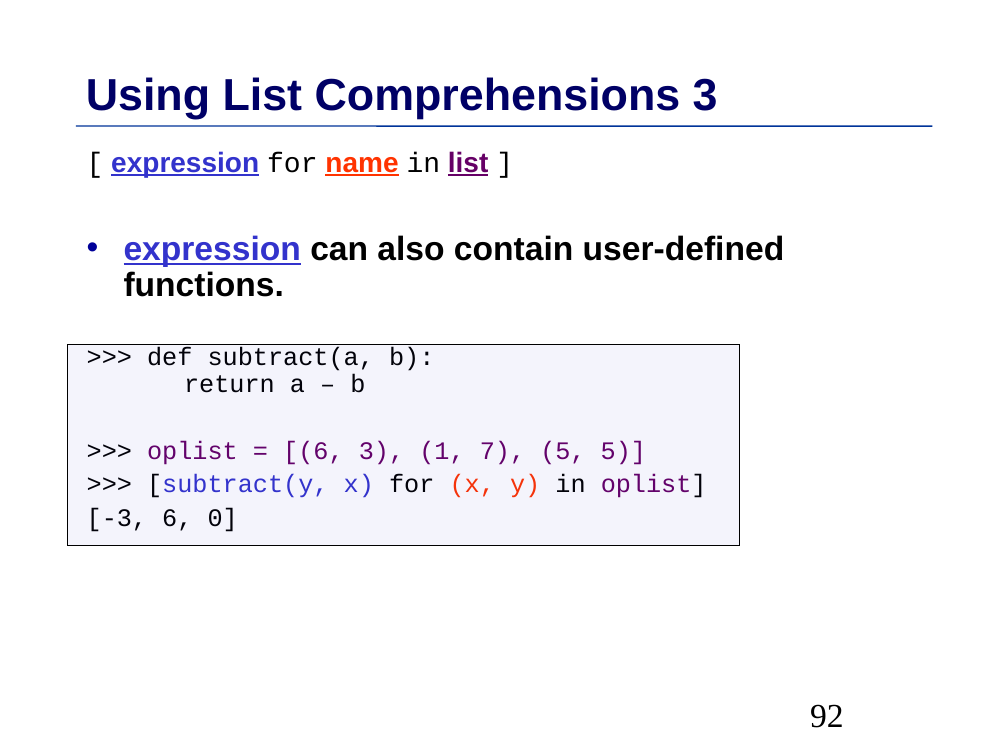
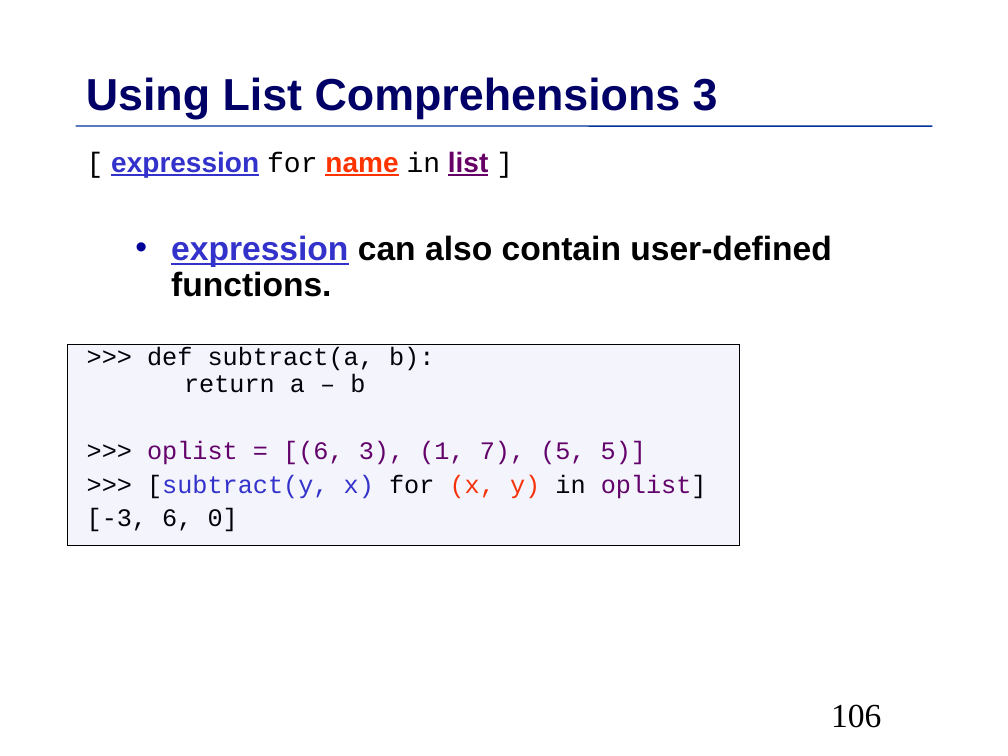
Before and after one commit to MPIDS/Python-Course, a slide deck: slide 106 of 01-basics/Talk/Python-Introduction.odp (slide 92 before the commit). Drawn at 1008x756 pixels with LibreOffice and Linux fonts; fonts in the diff are those of the drawing. Boxes give left, top, right and bottom in pixels: in the first picture for what was removed or moved away, otherwise in the second. Text is boxed around its words. In the diff, an @@ line names an element or a change of style, - is before the commit and + after.

```diff
--- a/01-basics/Talk/Python-Introduction.odp
+++ b/01-basics/Talk/Python-Introduction.odp
@@ line removed from (76, 126) to (932, 126) @@
@@ freeform shape added at (76, 126, 932, 126), outline #003399 0.99 pt @@
@@ text at (171, 235, 832, 297): indent changed @@
@@ page number at (831, 704, 881, 728): text changed @@
-92
+106
```
Also in this commit, not shown: 104 other slides changed, 5 slides added, 4 other files.
